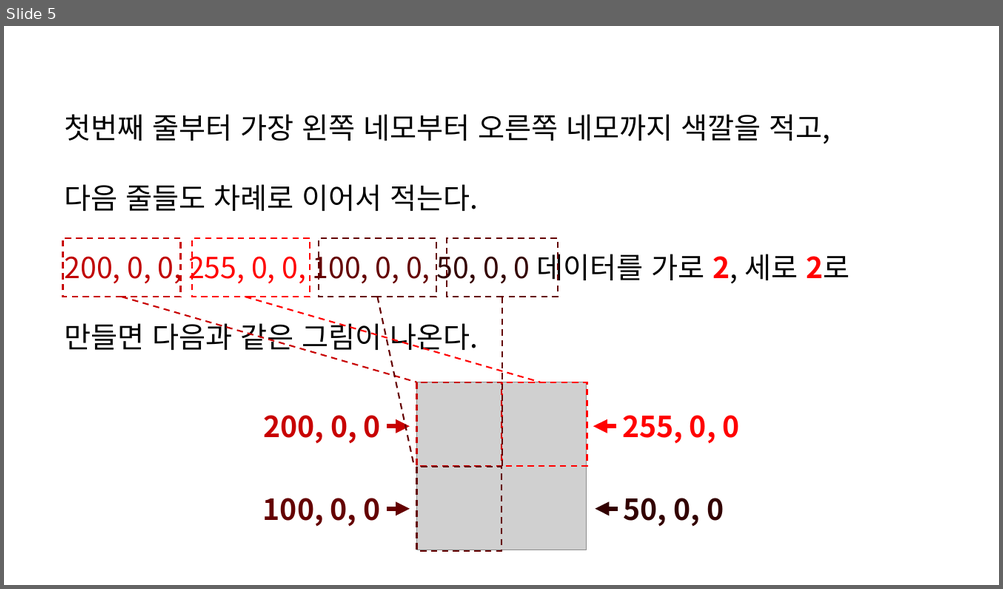
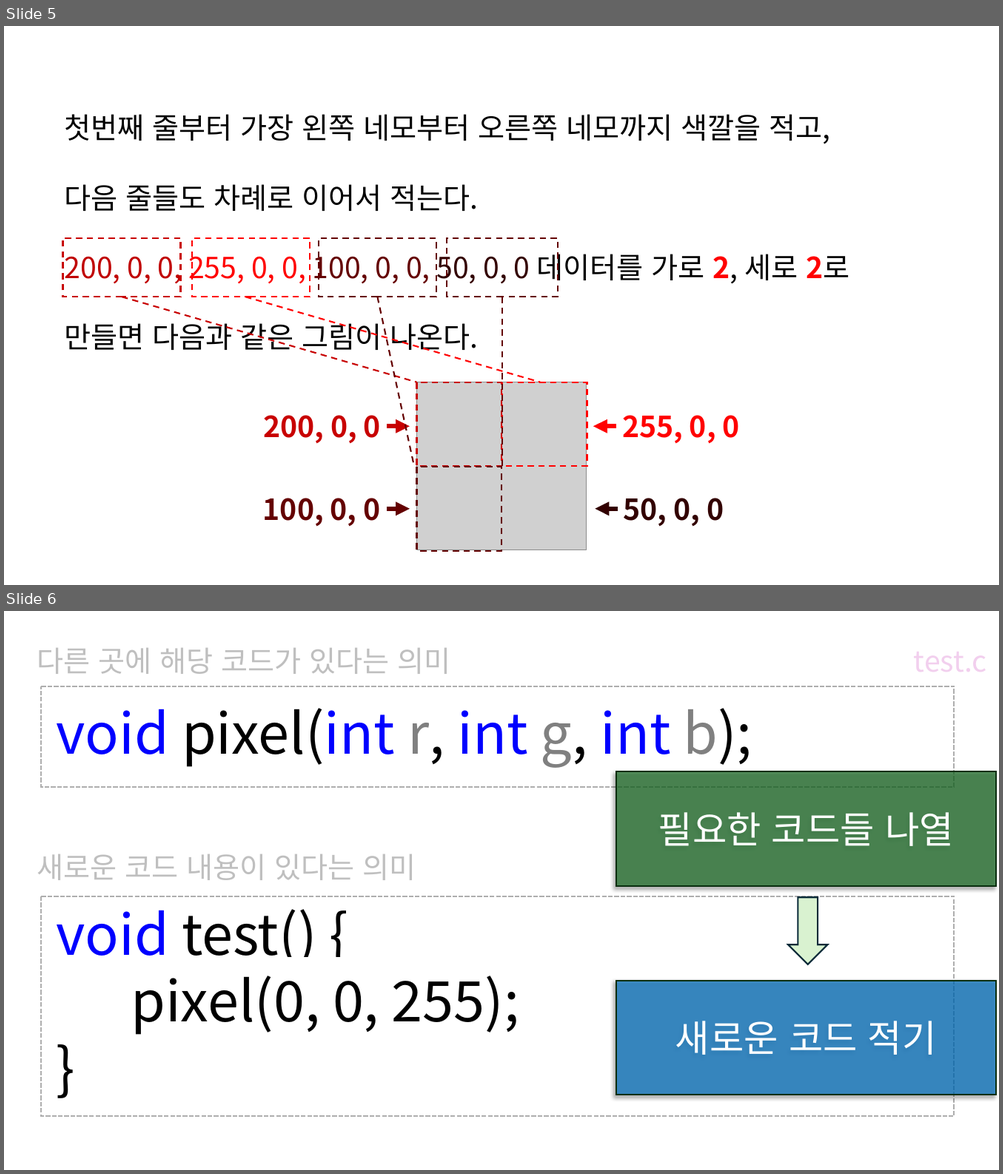
Before and after one commit to chaebkimm/C_ppt, a slide deck: C소개.pptx. Shown one above the other, each under a label of ours: slide 5 before the commit, slides 5 and 6 after it. The pictures are 1003x589 and 1003x1174 pixels, drawn with LibreOffice and Linux fonts; fonts in the diff are those of the drawing; grey boxes stand for pictures. Boxes give left, top, right and bottom in pixels: in the first picture for what was removed or moved away, otherwise in the second. Text is boxed around its words. In the diff, an @@ line names an element or a change of style, - is before the commit and + after.

```diff
--- a/C소개.pptx
+++ b/C소개.pptx
@@ slide 6 added at bbox=[4, 611, 999, 1170], background #FFFFFF @@
@@ text added at bbox=[37, 648, 450, 674], 28 pt, text #BFBFBF @@
+다른 곳에 해당 코드가 있다는 의미
@@ rounded rectangle added at bbox=[41, 686, 954, 787], outline #AEAEAE 1.5 pt dashed @@
@@ text added at bbox=[57, 708, 752, 1035], 54 pt, text #000000 @@
+void pixel(int r, int g, int b);
+void test() {
+pixel(0, 0, 255);
+}
@@ rectangle added at bbox=[616, 772, 996, 886], fill #196B24 at 70% opacity, outline #0B2F10 1.5 pt, 36 pt, text #FFFFFF @@
+필요한 코드들 나열
@@ text added at bbox=[37, 854, 415, 880], 28 pt, text #BFBFBF @@
+새로운 코드 내용이 있다는 의미
@@ rounded rectangle added at bbox=[41, 897, 954, 1117], outline #AEAEAE 1.5 pt dashed @@
@@ down arrow added at bbox=[788, 897, 828, 965], fill #D9F2D0, outline #092A39 1.5 pt @@
@@ rectangle added at bbox=[616, 981, 996, 1095], fill #0070C0 at 70% opacity, outline #0B2F10 1.5 pt, 36 pt, text #FFFFFF @@
+새로운 코드 적기
```
Also in this commit, not shown: 4 slides changed, 12 other slides added, 1 slide removed, 1 other file.
